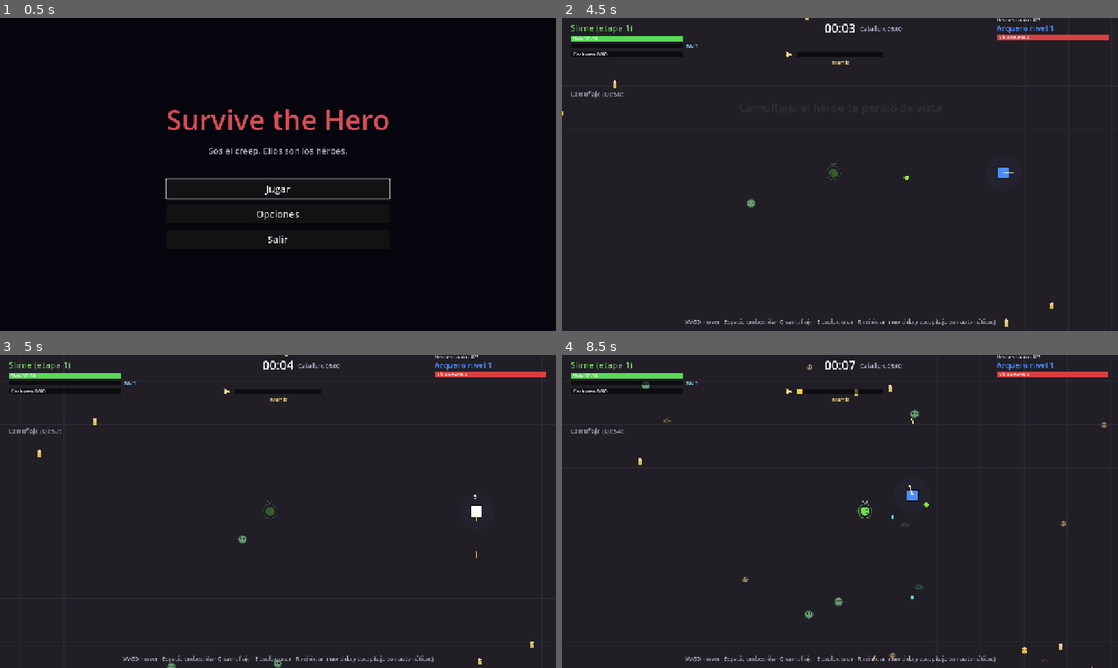
Above: before the commit, frames 1-4 (two rows, left to right).
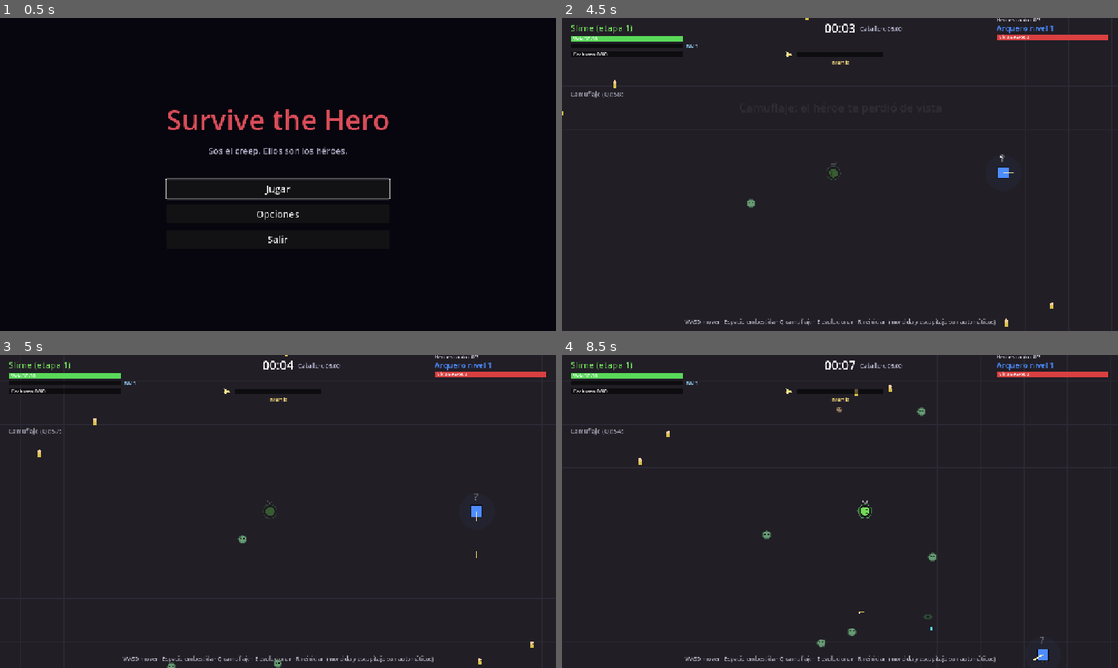
Above: after the commit, the same moments.

Repository: FedeOsorio/survive-the-hero
Game: Godot game, scene res://scenes/menu.tscn
Same seed, same stepped clock (60 frames per second), same inputs: the game is played once before the commit and once after it.
Inputs (mouse positions are in pixels of both pictures, inside the frame that each line leads up to):
- Up to frame 1 (0.5 s): no input
- Up to frame 2 (4.5 s): click "Jugar" at 0.5 s; tap Enter at 1.25 s; move the mouse to (962, 158) at 1.27 s; hold D (move_right) 1.28-2.03 s; tap Space (dash) at 1.35, 2.3, 2.85, 3.8 s; click (962, 158) at 1.42 s; tap Q (stealth) at 1.55, 2.1, 3.05 s; move the mouse to (728, 190) at 2.02 s; hold S (move_down) 2.03-2.78 s; move the mouse to (895, 105) at 2.77 s; hold D (move_right) 2.78-3.53 s; move the mouse to (812, 237) at 3.52 s; hold W (move_up) 3.53-4.28 s; tap 1 (pick_1) at 3.6 s; click (812, 237) at 3.67 s; move the mouse to (1006, 221) at 4.27 s; hold A (move_left) from 4.28 s (still down); tap 2 (pick_2) at 4.35 s
- Up to frame 3 (5 s): keep holding A (move_left); tap Q (stealth) at 4.55 s
- Up to frame 4 (8.5 s): move the mouse to (673, 464) at 5.02 s; tap 3 (pick_3) at 5.1 s; tap Space (dash) at 5.3, 6.8, 7.35, 8.3 s; move the mouse to (867, 511) at 5.77 s; release A (move_left) at 5.78 s; hold S (move_down) 5.78-6.53 s; tap Q (stealth) at 5.85, 7.55, 8.1 s; click (867, 511) at 5.92 s; move the mouse to (756, 433) at 6.52 s; hold D (move_right) 6.53-7.28 s; tap Shift at 6.6 s; move the mouse to (962, 495) at 7.27 s; hold W (move_up) 7.28-8.03 s; move the mouse to (728, 527) at 8.02 s; hold D (move_right) from 8.03 s (still down); click (728, 527) at 8.17 s

Frame 1 is identical in both runs. In frame 2, less than 0.1% of the frame differs, in the area x 61-99%, y 5-52%; in frame 3, less than 0.1%; in frame 4, 0.7%, in the area x 14-98%, y 2-100%.

Commit message:
Tandas 07-c y 07-d: sospecha por héroe y furia en vez de retirada

Diff:
--- a/scripts/balance.gd
+++ b/scripts/balance.gd
@@ -88,13 +88,27 @@
 const STEALTH_TIME := 4.0 # segundos en que el héroe no te puede apuntar
 
 # --- Te ve, te caza ----------------------------------------------------------
-# Te reconoce por lo que hacés (a menos de RECOGNIZE_RANGE y sin camuflaje): morderlo,
-# escupirle o embestirlo, esquivar un ataque de jefe, matar un civil o ser Demonio.
-# Te caza RECOGNIZE_TIME (cada delación lo reinicia). Al vencer, a más de HUNT_LOSE_DIST
-# o camuflado, va HUNT_SEARCH_TIME a tu última posición y vuelve a tratarte como horda.
+# Sospecha (0 a 100, una por héroe): sube por lo que ningún creep común hace, solo a menos
+# de RECOGNIZE_RANGE de ese héroe y sin camuflaje. Pegarle no suma (toda la horda le pega).
+# Cada suma varía ±SUSPICION_JITTER. A 100 (o por la mirada) te reconoce y te caza
+# RECOGNIZE_TIME; mientras te caza, cada cosa de la tabla reinicia ese tiempo. Al vencer,
+# a más de HUNT_LOSE_DIST o camuflado, va HUNT_SEARCH_TIME a tu última posición y la
+# sospecha queda en SUSPICION_AFTER_HUNT.
 const RECOGNIZE_RANGE := 500.0
 const RECOGNIZE_TIME := 12.0
-const RECOGNIZE_ALERT_FX := 1.5 # "!" sobre el héroe
+const SUSPICION_MAX := 100.0
+const SUSPICION_EAT := 6.0 # comer un cadáver
+const SUSPICION_GEM := 10.0 # pisarle una gema
+const SUSPICION_DODGE := 35.0 # esquivar un ataque de jefe
+const SUSPICION_CIVILIAN := 40.0
+const SUSPICION_EVOLVE := 50.0
+const SUSPICION_CULTIST_PER_SECOND := 2.0 # estar cerca siendo Cultista
+const SUSPICION_DEMON_PER_SECOND := 6.0
+const SUSPICION_DECAY := 8.0 # por segundo, lejos o camuflado
+const SUSPICION_AFTER_HUNT := 50.0
+const SUSPICION_JITTER := 0.3
+const SUSPICION_GAZE_EVERY := 2.0 # cada tanto, chance sospecha/100 × esto de reconocerte antes de 100
+const SUSPICION_GAZE_CHANCE := 0.25
 const HUNT_LOSE_DIST := 600.0
 const HUNT_SEARCH_TIME := 5.0
 const HUNT_SEARCH_PULL := 3.0
@@ -166,7 +180,11 @@
 const HERO_REACTION_MIN := 0.15
 const HERO_REACTION_MAX := 0.3
 const HERO_AIM_ERROR_DEG := 6.0
-const HERO_RETREAT_HP := 0.3
+# Furia: al bajar de HERO_FURY_HP por primera vez corre HERO_FURY_RUN_TIME alejándose y
+# después ataca más seguido (espera × HERO_FURY_ATTACK_MULT) con el ataque 3 aunque no tenga nivel.
+const HERO_FURY_HP := 0.3
+const HERO_FURY_RUN_TIME := 3.0
+const HERO_FURY_ATTACK_MULT := 0.6
 const HERO_MISTAKE_CHANCE := 0.06
 const HERO_DETECTED_TARGET_BONUS := 150.0 # chico: si tiene creeps encima, se defiende primero
 # Cacería: con el jugador detectado, el héroe va por vos.
@@ -230,7 +248,7 @@
 	"lluvia_flechas": {"name": "Lluvia de flechas", "shape": "circle", "center": "target", "radius": 160.0, "warn": 1.2, "player_damage": 0.3},
 	"disparo_cargado": {"name": "Disparo cargado", "shape": "line", "center": "line", "length": 1400.0, "width": 40.0, "warn": 1.0, "player_damage": 0.3},
 	"abanico": {"name": "Abanico", "shape": "cone", "center": "line", "length": 450.0, "angle": 70.0, "warn": 0.8, "player_damage": 0.4},
-	"tajo_giratorio": {"name": "Tajo giratorio", "shape": "circle", "center": "hero", "radius": 200.0, "warn": 0.8, "player_damage": 0.3},
+	"tajo_giratorio": {"name": "Tajo giratorio", "shape": "circle", "center": "hero", "radius": 200.0, "warn": 1.0, "player_damage": 0.3},
 	"embestida": {"name": "Embestida", "shape": "line", "center": "line", "length": 500.0, "width": 60.0, "warn": 1.0, "player_damage": 0.3, "dash": true},
 	"terremoto": {"name": "Terremoto", "shape": "circle", "center": "line", "radius": 110.0, "warn": 0.8, "player_damage": 0.4,
 		"count": 3, "stagger": 0.6},
--- a/scripts/bastion.gd
+++ b/scripts/bastion.gd
@@ -79,7 +79,7 @@
 	return true # 1 contra 1: siempre sabe dónde estás
 
 
-func recognize() -> void:
+func suspect(_amount: float) -> void:
 	pass
 
 
--- a/scripts/creep.gd
+++ b/scripts/creep.gd
@@ -214,7 +214,7 @@
 	return best
 
 
-## Mordida y escupitajo automáticos. Prioridad: héroe, Paladín y civiles.
+## Mordida y escupitajo automáticos. Prioridad: héroe, Paladín y civiles (estos solo con la mordida).
 func _auto_attack() -> void:
 	var hero = world.hero
 	if _bite_cd <= 0.0:
@@ -247,9 +247,7 @@
 		if hero != null and position.distance_to(hero.position) <= B.SPIT_RANGE:
 			target = hero
 		else:
-			target = _closest(world.infamy.paladins, B.SPIT_RANGE)
-			if target == null:
-				target = _closest(world.civilians, B.SPIT_RANGE)
+			target = _closest(world.infamy.paladins, B.SPIT_RANGE) # a los civiles nunca: mordida o embestida
 		if target != null:
 			_spit_cd = spit_cooldown()
 			var dir: Vector2 = (target.position - position).normalized()
@@ -282,6 +280,7 @@
 	biomass -= evolve_cost()
 	_apply_stage(stage + 1)
 	world.hud.banner("Evolucionaste: %s" % stage_name())
+	world.suspect_all(B.SUSPICION_EVOLVE)
 	_flash = B.EVOLVE_FLASH
 	world.shake()
 
@@ -303,6 +302,7 @@
 				world.hud.banner("¡Corazón de élite! Mutación extra")
 			_eat(c.value)
 			world.remove_corpse(c)
+			world.suspect_all(B.SUSPICION_EAT)
 		elif d < radius + magnet:
 			c.position = c.position.move_toward(position, B.MAGNET_PULL_SPEED * delta)
 	# las gemas son la XP del héroe: pisarlas se las roba y te alimenta (el imán no las atrae)
@@ -310,6 +310,7 @@
 		if position.distance_to(g.position) < radius + B.GEM_EAT_RANGE:
 			_eat(g.xp * B.GEM_BIOMASS)
 			world.remove_gem(g)
+			world.suspect_all(B.SUSPICION_GEM)
 
 
 func _eat(value: float) -> void:
--- a/scripts/hero.gd
+++ b/scripts/hero.gd
@@ -1,8 +1,8 @@
 extends Node2D
 ## Un héroe controlado por la IA (Arquero, Caballero o Maga: ver heroes.gd).
 ## Farmea la horda, kitea, junta experiencia, sube de nivel, esquiva proyectiles
-## y se retira con poca vida. No se regenera: solo se cura al subir de nivel.
-## Al jugador lo trata como un creep más hasta que lo reconoce por lo que hace.
+## y con poca vida se enfurece (furia). Casi no se cura.
+## Al jugador lo trata como un creep más mientras no sospeche de él (suspicion, "?").
 ## En cada nivel sube el poder de su tabla fija (ver hero_powers.gd y B.HEROES).
 
 const B := preload("res://scripts/balance.gd")
@@ -61,7 +61,10 @@
 var _last_seen := Vector2.ZERO
 var _search_t := 0.0
 var _hunt_t := 0.0 # cuánto le queda cazándote si no te volvés a delatar
-var _alert_fx := 0.0 # "!" al reconocerte
+var suspicion := 0.0 # 0 a 100: a 100 te reconoce
+var _gaze_t := 0.0
+var fury := false # bajo HERO_FURY_HP: ataca más seguido
+var _fury_run_t := 0.0
 
 
 func _ready() -> void:
@@ -106,6 +109,9 @@
 	if not world.running:
 		return
 	shield_t = maxf(shield_t - delta, 0.0)
+	_fury_run_t = maxf(_fury_run_t - delta, 0.0)
+	if not fury and hp / max_hp < B.HERO_FURY_HP:
+		_enrage()
 	_pile_t -= delta
 	_update_sight(delta)
 	if status.stunned():
@@ -260,18 +266,30 @@
 
 # --- Decisiones --------------------------------------------------------------
 
-## Te caza RECOGNIZE_TIME desde la última delación (ver recognize). Al vencer, a más de
-## HUNT_LOSE_DIST o camuflado, te busca HUNT_SEARCH_TIME en tu última posición y vuelve a farmear.
+## Sospecha que sube por tamaño y baja lejos; la mirada (cada SUSPICION_GAZE_EVERY) te puede
+## reconocer antes de 100. Te caza RECOGNIZE_TIME; al vencer, a más de HUNT_LOSE_DIST o
+## camuflado, te busca HUNT_SEARCH_TIME en tu última posición y vuelve a farmear.
 func _update_sight(delta: float) -> void:
 	var p = world.player
-	_alert_fx = maxf(_alert_fx - delta, 0.0)
-	if p.stage == B.CREEP_STAGES.size() - 1:
-		recognize() # un Demonio no pasa desapercibido
+	if _sees(p):
+		var last := B.CREEP_STAGES.size() - 1
+		if p.stage == last:
+			_add_suspicion(B.SUSPICION_DEMON_PER_SECOND * delta)
+		elif p.stage == last - 1:
+			_add_suspicion(B.SUSPICION_CULTIST_PER_SECOND * delta)
+		_gaze_t -= delta
+		if _gaze_t <= 0.0:
+			_gaze_t = B.SUSPICION_GAZE_EVERY
+			if sight != Sight.HUNT and _rng.randf() < suspicion / B.SUSPICION_MAX * B.SUSPICION_GAZE_CHANCE:
+				recognize()
+	else:
+		suspicion = maxf(suspicion - B.SUSPICION_DECAY * delta, 0.0)
 	if sight == Sight.HUNT:
 		_hunt_t -= delta
 		if p.stealth_t > 0.0 or position.distance_to(p.position) > B.HUNT_LOSE_DIST or _hunt_t <= 0.0:
 			sight = Sight.SEARCH
 			_search_t = B.HUNT_SEARCH_TIME
+			suspicion = B.SUSPICION_AFTER_HUNT
 		else:
 			_last_seen = p.position
 	elif sight == Sight.SEARCH:
@@ -281,23 +299,54 @@
 			world.hud.banner("Lo perdiste: %s dejó de buscarte" % _the_name())
 
 
-## Te delataste (lo atacaste, esquivaste un ataque, mataste un civil o sos Demonio):
-## si estás a menos de RECOGNIZE_RANGE y sin camuflaje, te caza RECOGNIZE_TIME.
+func _sees(p) -> bool:
+	return p.stealth_t <= 0.0 and position.distance_to(p.position) < B.RECOGNIZE_RANGE
+
+
+## Hiciste algo que un creep común no hace (comer, robar una gema, esquivar, matar un
+## civil, evolucionar): suma "amount" ±SUSPICION_JITTER si te ve. Cazándote, reinicia los 12 s.
+func suspect(amount: float) -> void:
+	if not _sees(world.player):
+		return
+	if sight == Sight.HUNT:
+		_hunt_t = B.RECOGNIZE_TIME
+		return
+	_add_suspicion(amount * _rng.randf_range(1.0 - B.SUSPICION_JITTER, 1.0 + B.SUSPICION_JITTER))
+
+
+func _add_suspicion(amount: float) -> void:
+	if sight == Sight.HUNT:
+		_hunt_t = B.RECOGNIZE_TIME
+		return
+	suspicion = minf(suspicion + amount, B.SUSPICION_MAX)
+	if suspicion >= B.SUSPICION_MAX:
+		recognize()
+
+
+## Te reconoció: te caza RECOGNIZE_TIME.
 func recognize() -> void:
 	var p = world.player
-	if p.stealth_t > 0.0 or position.distance_to(p.position) >= B.RECOGNIZE_RANGE:
-		return
 	if sight != Sight.HUNT:
 		world.on_hero_saw_you(self)
-		_alert_fx = B.RECOGNIZE_ALERT_FX
 	sight = Sight.HUNT
+	suspicion = B.SUSPICION_MAX
 	_hunt_t = B.RECOGNIZE_TIME
 	_last_seen = p.position
 
 
-## Ataques de jefe: no con escudo, retirándose con poca vida ni aturdido.
+## Ataques de jefe: no con escudo, en la carrera de la furia ni aturdido.
 func can_boss_attack() -> bool:
-	return shield_t <= 0.0 and hp / max_hp >= B.HERO_RETREAT_HP and not status.stunned()
+	return shield_t <= 0.0 and _fury_run_t <= 0.0 and not status.stunned()
+
+
+## Bajo HERO_FURY_HP: corre unos segundos alejándose y después ataca más seguido,
+## con el ataque 3 aunque no tenga nivel. No hay más retirada.
+func _enrage() -> void:
+	fury = true
+	_fury_run_t = B.HERO_FURY_RUN_TIME
+	attacks.every *= B.HERO_FURY_ATTACK_MULT
+	attacks.unlock_all = true
+	world.hud.banner("¡%s se enfurece!" % full_name())
 
 
 func hunting_you() -> bool:
@@ -311,7 +360,7 @@
 func _think() -> void:
 	var hunting: bool = hunting_you() and world.player.stealth_t <= 0.0
 	target = _pick_hunt_target() if hunting else _pick_target()
-	var low_hp := hp / max_hp < B.HERO_RETREAT_HP
+	var low_hp := _fury_run_t > 0.0 # la carrera corta al enfurecerse
 	var mistake := _rng.randf() < B.HERO_MISTAKE_CHANCE
 
 	# 1. alejarse de la horda (kitear). Con poca vida, mucho más fuerte.
@@ -329,6 +378,9 @@
 		steer *= 0.2 # se distrae y se mete donde no debe
 	elif low_hp:
 		steer *= 2.5
+		var away_p: Vector2 = position - world.player.position
+		if away_p.length() > 0.01:
+			steer += away_p.normalized() * 3.0 # furia: primero toma distancia de vos
 
 	# 2. juntar experiencia: va al montón de gemas que más vale. Cazándote o yendo
 	#    a un grito mira más cerca y tira menos, pero igual se desvía por un montón.
@@ -561,7 +613,6 @@
 	if hp <= 0.0 or shield_t > 0.0:
 		return
 	if from_player:
-		recognize() # ningún creep común lo ataca así
 		status.log_damage(amount, melee)
 		status.show_damage(amount, tick)
 	damage_taken["jugador" if from_player else "horda"] += amount
@@ -598,6 +649,8 @@
 		draw_line(Vector2.ZERO, _aim_locked * B.HERO_RANGE, Color(1, 0.25, 0.2, 0.55), 2.0)
 	if _roll_t > 0.0:
 		body = Color(body, 0.45)
+	if fury:
+		body = body.lerp(Color(1.0, 0.15, 0.1), 0.35 + 0.25 * sin(Time.get_ticks_msec() * 0.012))
 	if shield_t > 0.0:
 		var glow := 0.35 + 0.25 * sin(shield_t * 12.0)
 		draw_circle(Vector2.ZERO, radius + 9.0, Color(1.0, 0.85, 0.3, glow))
@@ -607,9 +660,10 @@
 	draw_line(Vector2.ZERO, _aim * (radius + 10.0), Color(1, 0.95, 0.7), 3.0)
 	if _level_fx > 0.0:
 		draw_arc(Vector2.ZERO, radius + 20.0 * (1.0 - _level_fx), 0.0, TAU, 24, Color(1, 1, 0.5, _level_fx), 2.0)
-	if _alert_fx > 0.0:
-		# "!" al reconocerte
-		var top := Vector2(0, -radius - 34.0)
-		var col := Color(1.0, 0.25, 0.2, minf(_alert_fx * 2.0, 1.0))
-		draw_rect(Rect2(top + Vector2(-3, 0), Vector2(6, 16)), col)
-		draw_rect(Rect2(top + Vector2(-3, 20), Vector2(6, 6)), col)
+	# "!" rojo si te caza; si no, "?" de gris (sin sospecha) a amarillo (a punto de reconocerte)
+	var top := Vector2(0, -radius - 12.0)
+	if hunting_you():
+		draw_string(ThemeDB.fallback_font, top + Vector2(-6, 0), "!", HORIZONTAL_ALIGNMENT_LEFT, -1, 26, Color(1.0, 0.25, 0.2))
+	else:
+		var k := suspicion / B.SUSPICION_MAX
+		draw_string(ThemeDB.fallback_font, top + Vector2(-7, 0), "?", HORIZONTAL_ALIGNMENT_LEFT, -1, 22, Color(0.6, 0.6, 0.6, 0.7).lerp(Color(1.0, 0.85, 0.2), k))
--- a/scripts/hero_attacks.gd
+++ b/scripts/hero_attacks.gd
@@ -13,6 +13,7 @@
 var world
 var attacks: Array = [] # ids de B.HERO_ATTACKS, en orden
 var every := 6.0
+var unlock_all := false # furia: el ataque 3 aunque no tenga nivel
 var _t := 0.0
 var _turn := 0
 var _serial := 0
@@ -68,7 +69,7 @@
 
 
 func _available() -> Array:
-	if hero.level >= B.HERO_ATTACK_THIRD_LEVEL:
+	if unlock_all or hero.level >= B.HERO_ATTACK_THIRD_LEVEL:
 		return attacks
 	return attacks.slice(0, 2)
 
@@ -180,7 +181,7 @@
 	if hit:
 		_hit_you(z)
 	elif z.inside:
-		hero.recognize() # un creep común no esquiva
+		hero.suspect(B.SUSPICION_DODGE) # un creep común no esquiva
 	if z.cfg.get("dash", false):
 		var end: Vector2 = z.pos + z.dir * z.cfg.length
 		_dash = {"from": hero.position, "to": end.clamp(Vector2(hero.radius, hero.radius), B.ARENA_SIZE - Vector2(hero.radius, hero.radius)), "t": 0.0}
@@ -204,7 +205,7 @@
 		_hit_you(z)
 	if k >= 1.0:
 		if not z.hit.has(p) and z.inside:
-			hero.recognize()
+			hero.suspect(B.SUSPICION_DODGE)
 		_zones.erase(z)
 
 
--- a/scripts/main.gd
+++ b/scripts/main.gd
@@ -236,8 +236,7 @@
 func on_civilian_killed(c) -> void:
 	civilians.erase(c)
 	civilians_eaten += 1
-	for h in heroes.list:
-		h.recognize() # la horda no toca civiles
+	suspect_all(B.SUSPICION_CIVILIAN) # la horda no toca civiles
 	infamy.add(B.INFAMY_PER_CIVILIAN)
 	raise_alarm(c.position)
 	var corpse = Corpse.new()
@@ -381,6 +380,12 @@
 		if h.sight == h.Sight.SEARCH:
 			level = 1
 	return level
+
+
+## Hiciste algo que un creep común no hace: suma sospecha a cada héroe que te ve.
+func suspect_all(amount: float) -> void:
+	for h in heroes.list:
+		h.suspect(amount)
 
 
 ## Un héroe te reconoció y empieza a cazarte (banner como mucho cada HUNT_SEEN_BANNER_EVERY).
Not shown, changed: README.md
